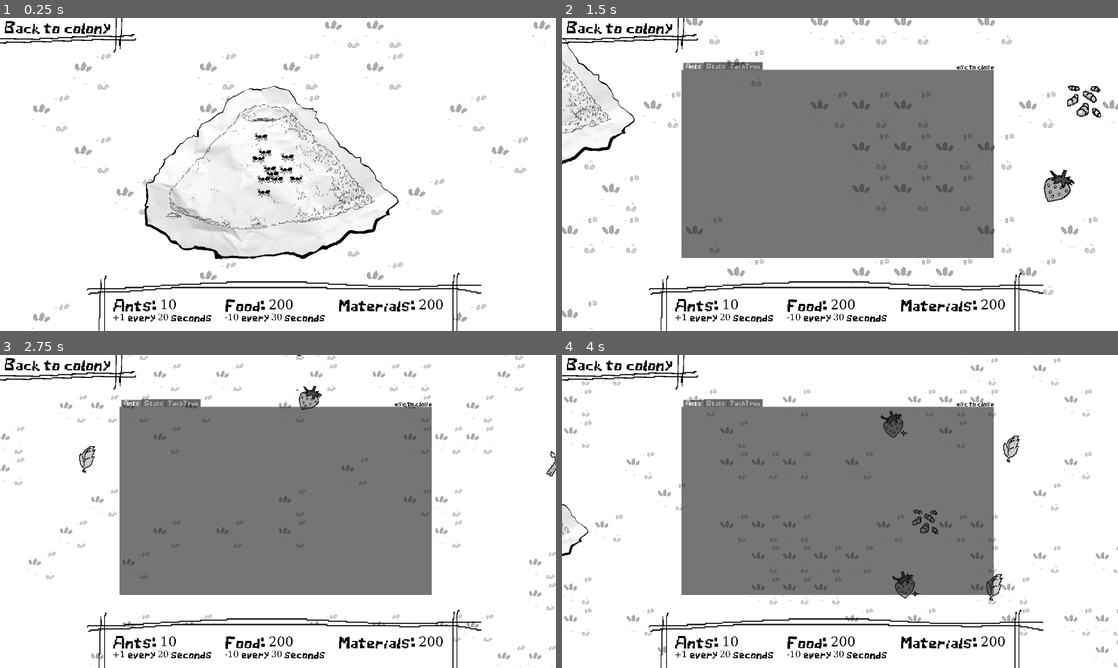
Above: before the commit, frames 1-4 (two rows, left to right).
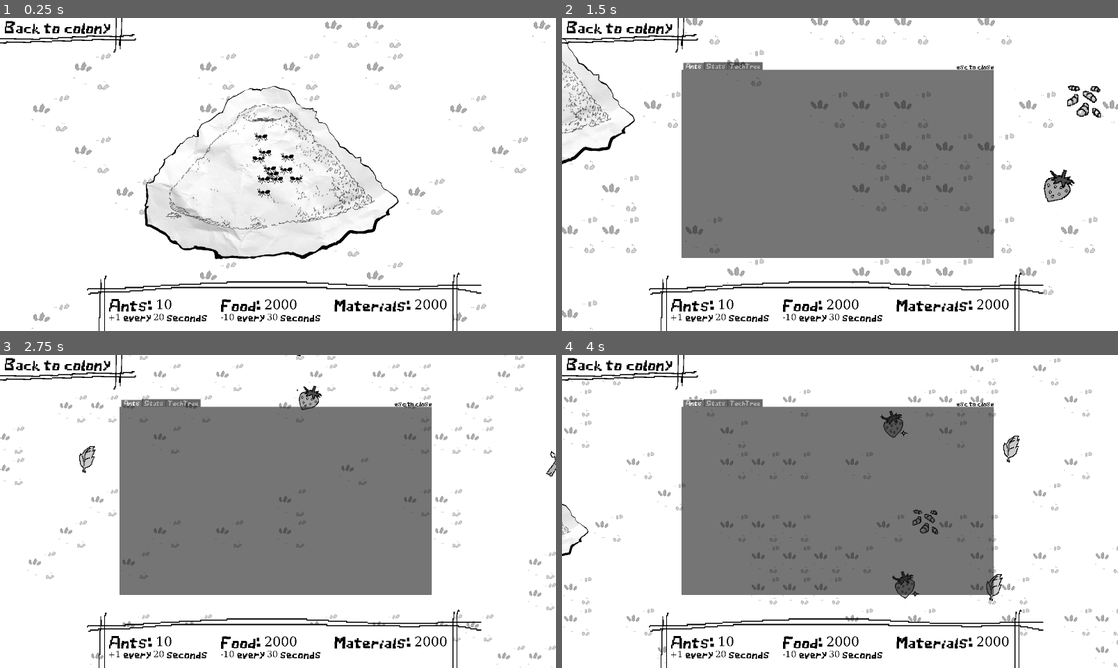
Above: after the commit, the same moments.

Repository: BongHead/GameJam2026
Game: Godot game, scene res://World.tscn
Two runs of this game, one before a commit and one after it. Both use one fixed random seed, a clock stepped at 60 frames per second and the inputs below.
Inputs (mouse positions are in pixels of both pictures, inside the frame that each line leads up to):
- Up to frame 1 (0.25 s): no input
- Up to frame 2 (1.5 s): move the mouse to (828, 171) at 0.52 s; hold D (right) 0.53-1.28 s; tap Mouse wheel down (wheel_down) at 0.6 s; click (828, 171) at 0.67 s; move the mouse to (728, 190) at 1.27 s; hold S (down) from 1.28 s (still down); tap Mouse wheel up (wheel_up) at 1.35 s
- Up to frame 3 (2.75 s): move the mouse to (333, 442) at 2.02 s; release S (down) at 2.03 s; hold D (right) from 2.03 s (still down); tap Mouse wheel down (wheel_down) at 2.1 s
- Up to frame 4 (4 s): move the mouse to (812, 574) at 2.77 s; release D (right) at 2.78 s; hold W (up) 2.78-3.53 s; tap Mouse wheel up (wheel_up) at 2.85 s; click (812, 574) at 2.92 s; move the mouse to (1006, 558) at 3.52 s; hold A (left) from 3.53 s (still down); tap Mouse wheel down (wheel_down) at 3.6 s

The runs differ from the first frame. In frame 1, 1.4% of the frame differs, in the area x 19-81%, y 89-98%; in frame 2, 1.4%; in frame 3, 1.4%; in frame 4, 1.4%.

Commit message:
fix: change to path instead of calling get_parent

Diff:
--- a/gamejam2026/base_menu_ui.tscn
+++ b/gamejam2026/base_menu_ui.tscn
@@ -96,6 +96,7 @@
 text = "esc to close"
 
 [node name="TechTree" type="TabBar" parent="."]
+visible = false
 layout_mode = 2
 metadata/_tab_index = 2
 
--- a/gamejam2026/farms.gd
+++ b/gamejam2026/farms.gd
@@ -12,5 +12,5 @@
 
 
 func _on_pressed() -> void:
-	var parent=get_parent().get_parent().get_parent().get_parent()
-	parent.upgrade_farms()# Replace with function body.
+	var node2d = $"../../../../../Node2D2"
+	node2d.upgrade_farms()# Replace with function body.
--- a/gamejam2026/formic.gd
+++ b/gamejam2026/formic.gd
@@ -12,5 +12,5 @@
 
 
 func _on_pressed() -> void:
-	var parent=get_parent().get_parent().get_parent().get_parent()
-	parent.upgrade_Formic() # Replace with function body.
+	var node2d = $"../../../../../Node2D2"
+	node2d.upgrade_Formic() # Replace with function body.
--- a/gamejam2026/hatcheries.gd
+++ b/gamejam2026/hatcheries.gd
@@ -11,5 +11,5 @@
 
 
 func _on_pressed() -> void:
-	var parent=get_parent().get_parent().get_parent().get_parent()
-	parent.upgrade_hatchery()
+	var node2d = $"../../../../../Node2D2"
+	node2d.upgrade_hatchery()
--- a/gamejam2026/keratin.gd
+++ b/gamejam2026/keratin.gd
@@ -12,5 +12,5 @@
 
 
 func _on_pressed() -> void:
-	var parent=get_parent().get_parent().get_parent().get_parent()
-	parent.upgrade_Keratin() # Replace with function body.
+	var node2d = $"../../../../../Node2D2"
+	node2d.upgrade_Keratin() # Replace with function body.
--- a/gamejam2026/mandibles.gd
+++ b/gamejam2026/mandibles.gd
@@ -12,5 +12,5 @@
 
 
 func _on_pressed() -> void:
-	var parent=get_parent().get_parent().get_parent().get_parent()
-	parent.upgrade_Mandibles() # Replace with function body.
+	var node2d = $"../../../../../Node2D2"
+	node2d.upgrade_Mandibles() # Replace with function body.
--- a/gamejam2026/soldier_hatch.gd
+++ b/gamejam2026/soldier_hatch.gd
@@ -12,5 +12,5 @@
 
 
 func _on_soldier_hatch_pressed() -> void:
-	var parent=get_parent().get_parent().get_parent().get_parent()
-	parent.upgrade_Soldier() # Replace with function body.
+	var node2d = $"../../../../../Node2D2"
+	node2d.upgrade_Soldier() # Replace with function body.
--- a/gamejam2026/world.gd
+++ b/gamejam2026/world.gd
@@ -106,8 +106,8 @@
 	ants = worker_ants + soldier_ants
 	max_ants = ants
 	next_ant = ANT_INTERVAL
-	food_amount = 200
-	materials = 200
+	food_amount = 2000
+	materials = 2000
 	next_food = FOOD_INTERVAL
 	AntsStats.Worker_Ant["STR"] = 2
 	AntsStats.Soldier_Ant["STR"] = 5
Not shown: 1 places in gamejam2026/World.tscn that only renumber resources
Not shown: 1 places in gamejam2026/base_menu_ui.tscn that only renumber resources
